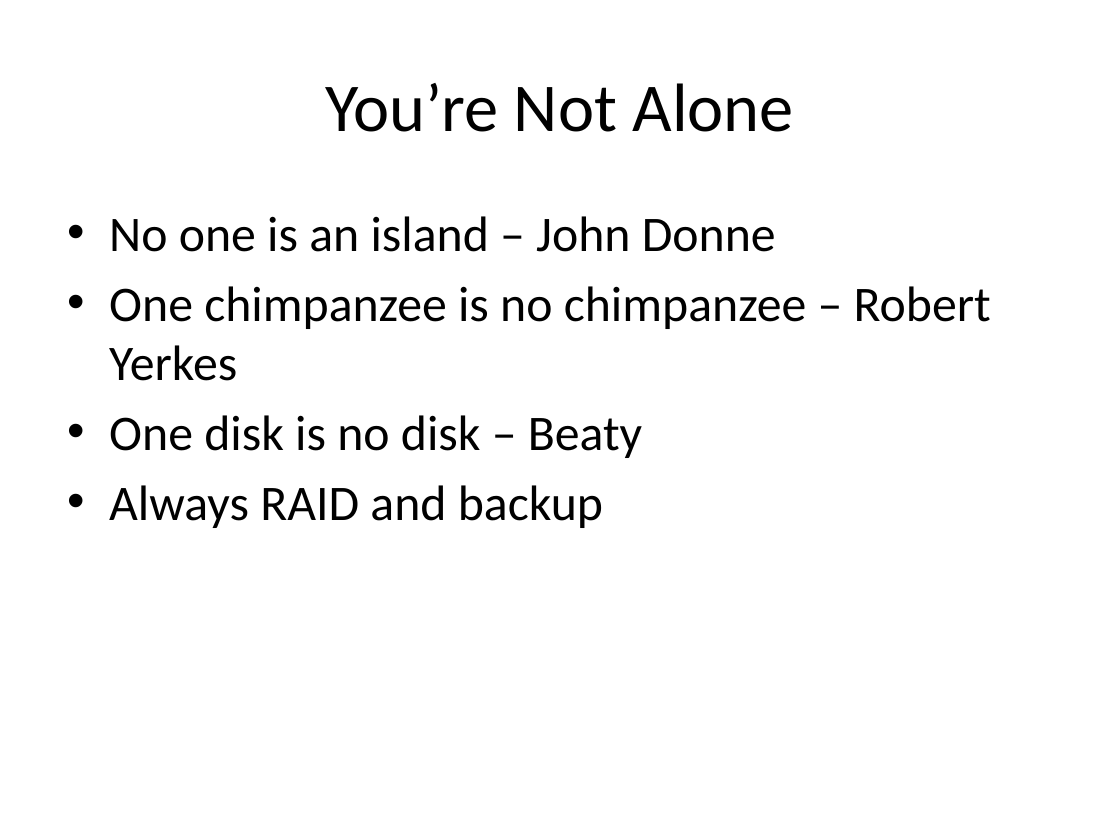
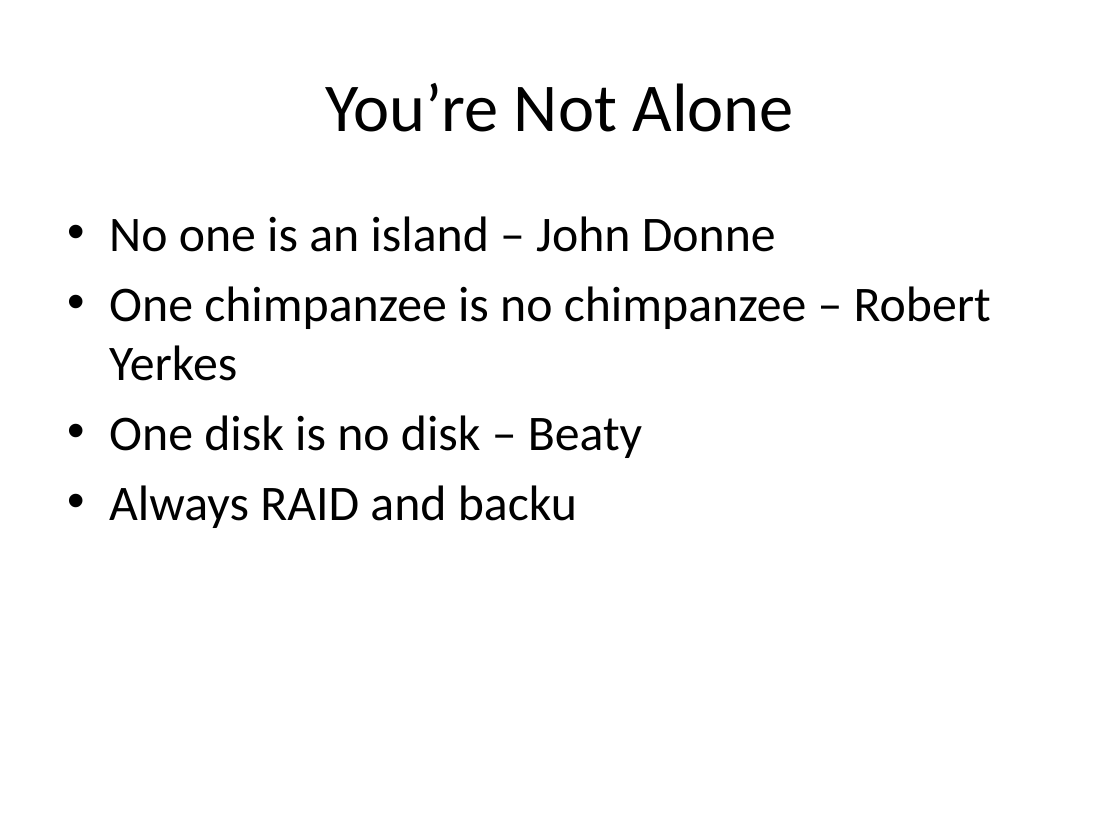
Before and after one commit to ivogeorg/cs1030, a slide deck: slide 6 of slides-steve/Chapter 04.pptx. Drawn at 1120x840 pixels with LibreOffice and Linux fonts; fonts in the diff are those of the drawing; background and template pictures are left out. Boxes give left, top, right and bottom in pixels: in the first picture for what was removed or moved away, otherwise in the second. Text is boxed around its words. In the diff, an @@ line names an element or a change of style, - is before the commit and + after.

```diff
--- a/slides-steve/Chapter 04.pptx
+++ b/slides-steve/Chapter 04.pptx
@@ text at bbox=[109, 485, 577, 528]: text changed @@
-• Always RAID and backup
+• Always RAID and backu
```
Also in this commit, not shown: 14 other slides changed, 1 other file.
